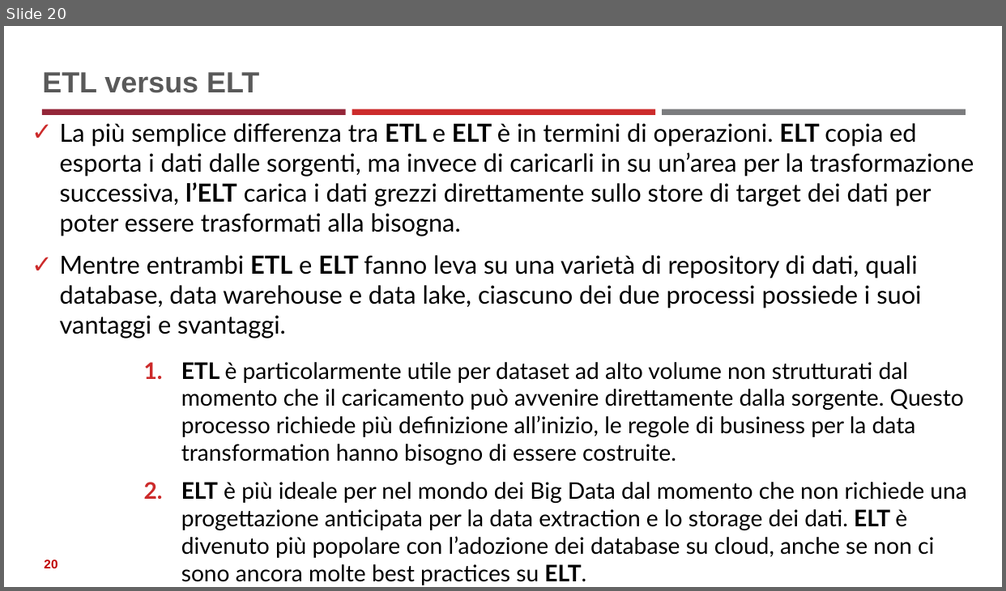
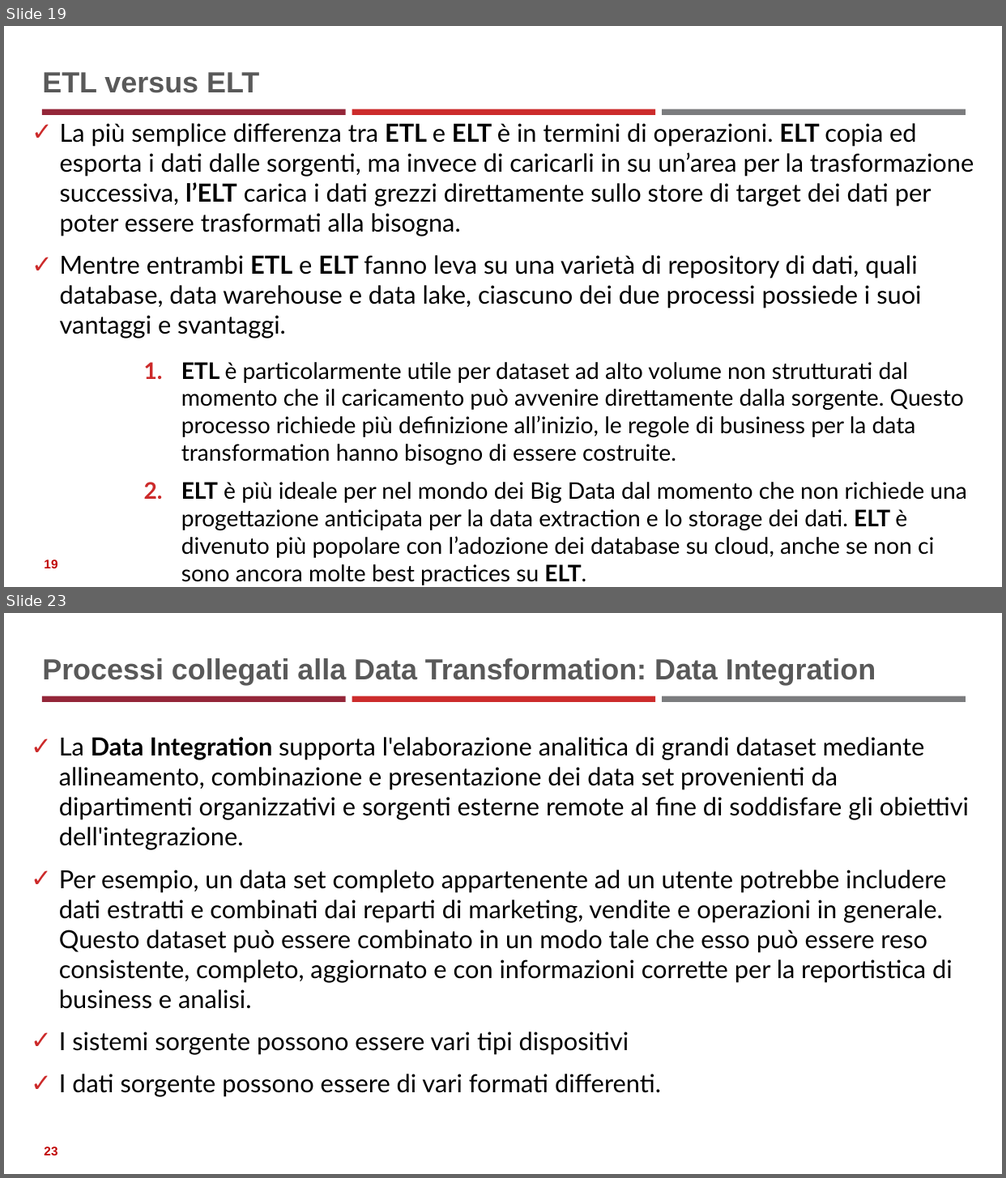
Before and after one commit to neural1977/data_science_interview_material, a slide deck: Data_Science_ita.pptx. Shown one above the other, each under a label of ours: slide 20 before the commit, slides 19 and 23 after it; the slides between them are not shown. The pictures are 1006x591 and 1006x1178 pixels, drawn with LibreOffice and Linux fonts; fonts in the diff are those of the drawing. Boxes give left, top, right and bottom in pixels: in the first picture for what was removed or moved away, otherwise in the second. Text is boxed around its words. In the diff, an @@ line names an element or a change of style, - is before the commit and + after.

```diff
--- a/Data_Science_ita.pptx
+++ b/Data_Science_ita.pptx
@@ slide 23 added at bbox=[4, 613, 1002, 1174], background #FFFFFF; not listed: 3 template elements that a slide beside it also shows @@
@@ title added at bbox=[42, 658, 876, 685], 28 pt, text #595959, bold @@
+Processi collegati alla Data Transformation: Data Integration
@@ text added at bbox=[59, 737, 969, 1097], 24 pt, text #000000 @@
+✓ La Data Integration supporta l'elaborazione analitica di grandi dataset mediante allineamento, combinazione e presentazione dei data set provenienti da dipartimenti organizzativi e sorgenti esterne remote al fine di soddisfare gli obiettivi dell'integrazione.
+✓ Per esempio, un data set completo appartenente ad un utente potrebbe includere dati estratti e combinati dai reparti di marketing, vendite e operazioni in generale. Questo dataset può essere combinato in un modo tale che esso può essere reso consistente, completo, aggiornato e con informazioni corrette per la reportistica di business e analisi.
+✓ I sistemi sorgente possono essere vari tipi dispositivi
+✓ I dati sorgente possono essere di vari formati differenti.
@@ page number added at bbox=[44, 1147, 57, 1156], 12 pt, text #C00000, bold @@
+23
@@ what was slide 20 is now slide 19 @@
@@ page number at bbox=[44, 560, 57, 569]: text changed @@
-20
+19
```
Also in this commit, not shown: 4 slides changed, 15 other slides added, 1 slide removed, 3 other files.
